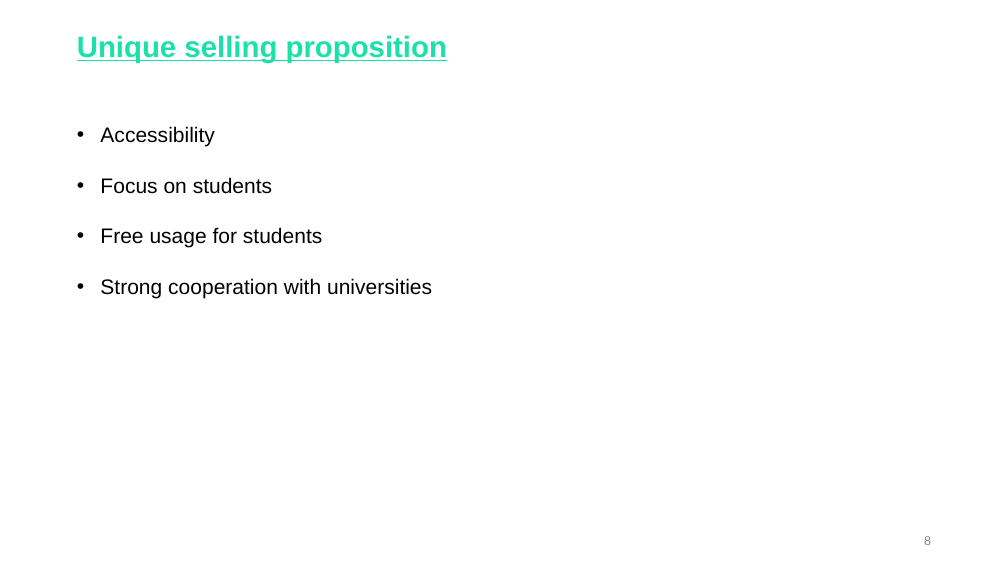
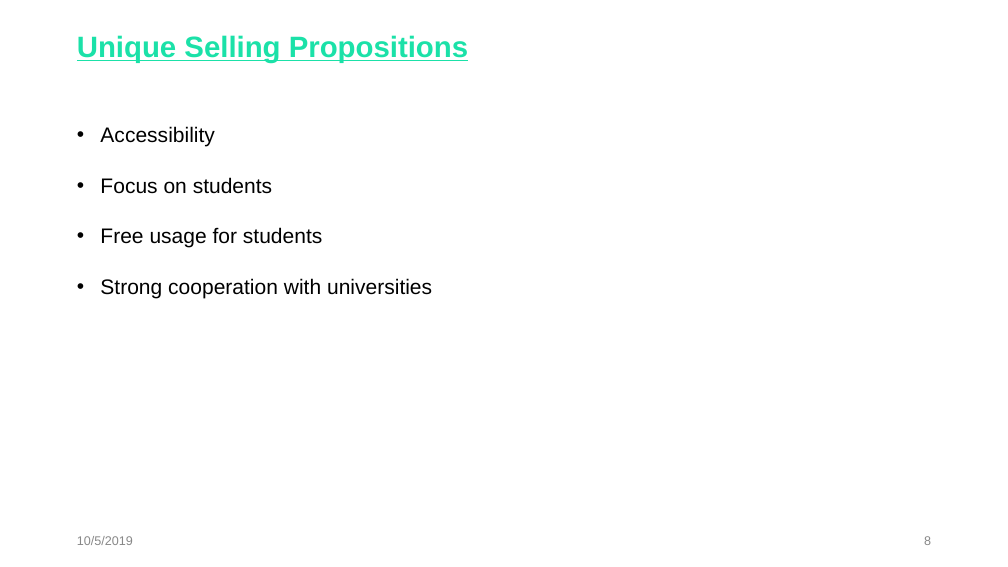
Before and after one commit to TonyChopper9/FoundingBuddies, a slide deck: slide 8 of Documents/FoundingBuddies_Pitch.pptx. Drawn at 1008x567 pixels with LibreOffice and Linux fonts; fonts in the diff are those of the drawing. Boxes give left, top, right and bottom in pixels: in the first picture for what was removed or moved away, otherwise in the second. Text is boxed around its words. In the diff, an @@ line names an element or a change of style, - is before the commit and + after.

```diff
--- a/Documents/FoundingBuddies_Pitch.pptx
+++ b/Documents/FoundingBuddies_Pitch.pptx
@@ text at (77,35,468,63): text changed @@
-Unique selling proposition
+Unique Selling Propositions
@@ text added at (77,536,133,545), 12 pt, text #888888 @@
+10/5/2019
```
Also in this commit, not shown: 11 other slides changed.
